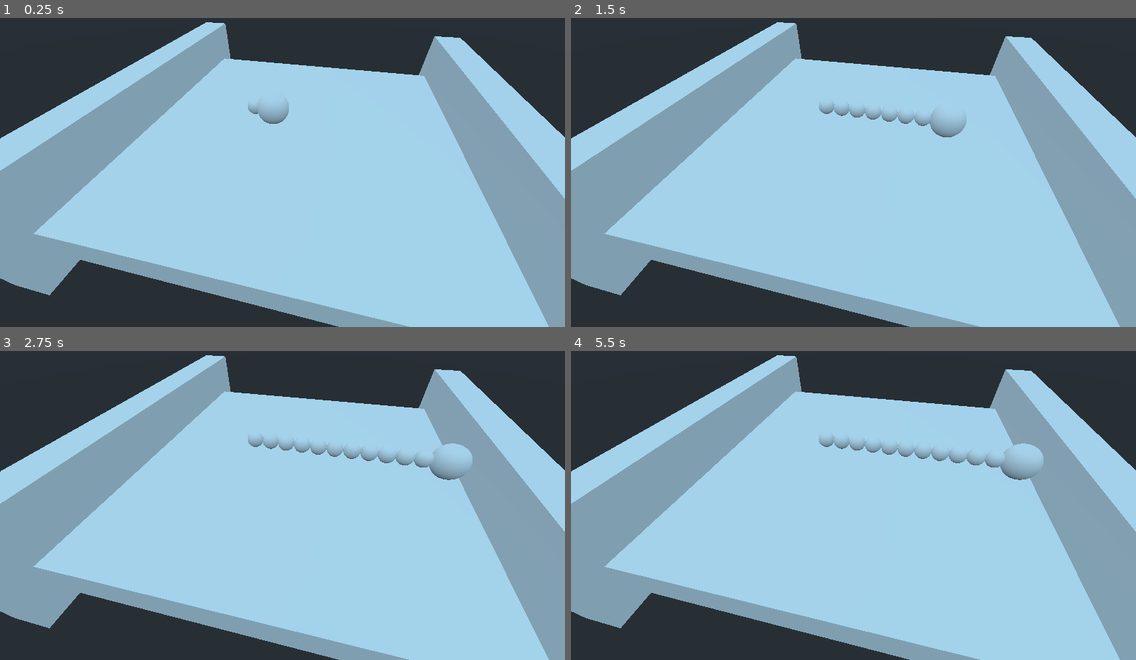
Above: before the commit, frames 1-4 (two rows, left to right).
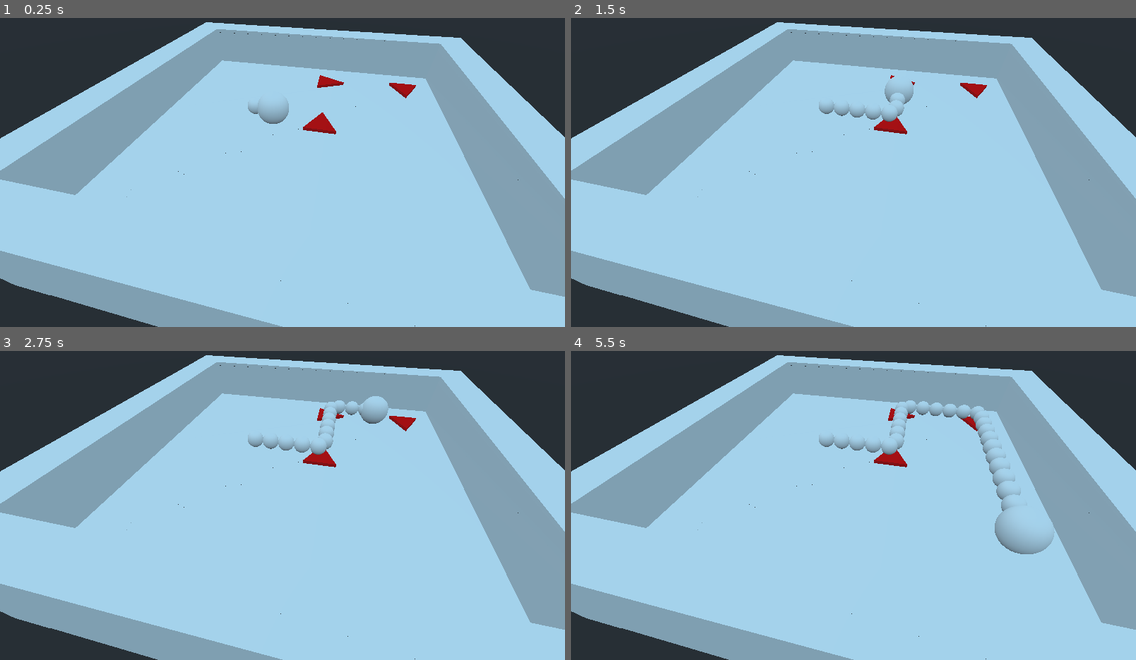
Above: after the commit, the same moments.

Repository: 0xafbf/boomtown
Game: Godot game, scene res://Scenes/World.tscn
Two runs of this game, one before a commit and one after it. Both use one fixed random seed, a clock stepped at 60 frames per second and the inputs below.
Inputs (mouse positions are in pixels of both pictures, inside the frame that each line leads up to):
- Up to frame 1 (0.25 s): no input
- Up to frame 2 (1.5 s): move the mouse to (977, 144) at 0.52 s; click (977, 144) at 0.67 s; move the mouse to (740, 178) at 1.27 s; click (740, 178) at 1.42 s
- Up to frame 3 (2.75 s): move the mouse to (339, 422) at 2.02 s; click (339, 422) at 2.17 s
- Up to frame 4 (5.5 s): move the mouse to (825, 561) at 2.77 s; click (825, 561) at 2.92 s; move the mouse to (1023, 545) at 3.52 s; click (1023, 545) at 3.67 s; move the mouse to (684, 446) at 4.27 s; click (684, 446) at 4.42 s; move the mouse to (881, 496) at 5.02 s; click (881, 496) at 5.17 s

The runs differ from the first frame. In frame 1, 16% of the frame differs, in the area x 0-100%, y 1-100%; in frame 2, 16%; in frame 3, 17%; in frame 4, 18%.

Commit message:
work on getting powder burning

Diff:
--- /dev/null
+++ b/Scenes/Arrow.tscn
@@ -0,0 +1,26 @@
+[gd_scene load_steps=5 format=2]
+
+[ext_resource path="res://Scripts/Panel.gd" type="Script" id=1]
+
+[sub_resource type="BoxShape" id=1]
+extents = Vector3( 1, 0.317227, 1 )
+
+[sub_resource type="PrismMesh" id=2]
+size = Vector3( 2, 2, 0.2 )
+
+[sub_resource type="SpatialMaterial" id=3]
+albedo_color = Color( 1, 0, 0, 1 )
+
+[node name="Arrow" type="Area"]
+transform = Transform( -4.37114e-08, 0, 1, 0, 1, 0, -1, 0, -4.37114e-08, 0, 1.39296, 1.22605 )
+collision_layer = 3
+collision_mask = 3
+script = ExtResource( 1 )
+
+[node name="CollisionShape" type="CollisionShape" parent="."]
+shape = SubResource( 1 )
+
+[node name="MeshInstance" type="MeshInstance" parent="CollisionShape"]
+transform = Transform( 1, 0, 0, 0, -4.37114e-08, -1, 0, 1, -4.37114e-08, 0, 0, 0.204335 )
+mesh = SubResource( 2 )
+material/0 = SubResource( 3 )
--- a/Scenes/TrailPoint.tscn
+++ b/Scenes/TrailPoint.tscn
@@ -1,14 +1,20 @@
-[gd_scene load_steps=3 format=2]
+[gd_scene load_steps=5 format=2]
+
+[ext_resource path="res://Scripts/Powder.gd" type="Script" id=1]
 
 [sub_resource type="SphereShape" id=1]
-radius = 0.5
+radius = 0.6
 
 [sub_resource type="SphereMesh" id=2]
 
+[sub_resource type="SpatialMaterial" id=3]
+albedo_color = Color( 1, 0.607843, 0, 1 )
+
 [node name="TrailPoint" type="StaticBody"]
-transform = Transform( 1, 0, 0, 0, 1, 0, 0, 0, 1, 0, 1.89121, 0 )
 collision_layer = 2
 collision_mask = 2
+script = ExtResource( 1 )
+burn_time = 0.3
 
 [node name="CollisionShape" type="CollisionShape" parent="."]
 shape = SubResource( 1 )
@@ -17,3 +23,9 @@
 transform = Transform( 0.5, 0, 0, 0, 0.5, 0, 0, 0, 0.5, 0, 0, 0 )
 mesh = SubResource( 2 )
 material/0 = null
+
+[node name="MeshInstance2" type="MeshInstance" parent="CollisionShape"]
+transform = Transform( 0.55, 0, 0, 0, 0.55, 0, 0, 0, 0.55, 0, 0, 0 )
+visible = false
+mesh = SubResource( 2 )
+material/0 = SubResource( 3 )
--- a/Scenes/World.tscn
+++ b/Scenes/World.tscn
@@ -2,14 +2,12 @@
 
 [ext_resource path="res://Scripts/Bomb.gd" type="Script" id=1]
 [ext_resource path="res://Scenes/TrailPoint.tscn" type="PackedScene" id=2]
-[ext_resource path="res://Scripts/Panel.gd" type="Script" id=3]
+[ext_resource path="res://Scenes/Arrow.tscn" type="PackedScene" id=3]
+[ext_resource path="res://Scripts/MouseControl.gd" type="Script" id=4]
 
 [sub_resource type="SphereShape" id=1]
 
 [sub_resource type="SphereMesh" id=2]
-
-[sub_resource type="BoxShape" id=3]
-extents = Vector3( 1, 0.317227, 1 )
 
 [node name="Spatial" type="Spatial"]
 
@@ -27,6 +25,7 @@
 
 [node name="Camera" type="Camera" parent="."]
 transform = Transform( 0.219846, 0.671748, -0.707405, 0, 0.725146, 0.688595, 0.975535, -0.151385, 0.159421, -12.6324, 9.84378, 1.62405 )
+script = ExtResource( 4 )
 
 [node name="CSGCombiner" type="CSGCombiner" parent="."]
 use_collision = true
@@ -45,13 +44,20 @@
 width = 22.8986
 height = 5.7609
 
-[node name="Area" type="Area" parent="."]
-transform = Transform( 1, 0, 0, 0, 1, 0, 0, 0, 1, 0, 1.39296, 0 )
-collision_layer = 3
-collision_mask = 3
-script = ExtResource( 3 )
+[node name="CSGBox5" type="CSGBox" parent="CSGCombiner"]
+transform = Transform( -4.37114e-08, 0, -1, 0, 1, 0, 1, 0, -4.37114e-08, 10.4318, 0.936199, -0.0619998 )
+width = 22.8986
+height = 5.7609
 
-[node name="CollisionShape" type="CollisionShape" parent="Area"]
-shape = SubResource( 3 )
+[node name="CSGBox4" type="CSGBox" parent="CSGCombiner"]
+transform = Transform( -4.37114e-08, 0, -1, 0, 1, 0, 1, 0, -4.37114e-08, -10.4318, 0.936199, -0.0620007 )
+width = 22.8986
+height = 5.7609
 
-[node name="MeshInstance" type="MeshInstance" parent="Area/CollisionShape"]
+[node name="Arrow" parent="." instance=ExtResource( 3 )]
+
+[node name="Arrow2" parent="." instance=ExtResource( 3 )]
+transform = Transform( 1, 0, 1.06581e-14, 0, 1, 0, -1.06581e-14, 0, 1, 5.98069, 1.39296, 1.22605 )
+
+[node name="Arrow3" parent="." instance=ExtResource( 3 )]
+transform = Transform( -4.37114e-08, 0, -1, 0, 1, 0, 1, 0, -4.37114e-08, 5.98069, 1.39296, 6.98134 )
--- a/Scripts/Bomb.gd
+++ b/Scripts/Bomb.gd
@@ -1,4 +1,5 @@
 extends KinematicBody
+class_name Bomb
 
 enum {COLOR_BLUE, COLOR_RED}
 
--- /dev/null
+++ b/Scripts/MouseControl.gd
@@ -0,0 +1,25 @@
+extends Camera
+
+
+# Declare member variables here. Examples:
+# var a = 2
+# var b = "text"
+
+
+# Called when the node enters the scene tree for the first time.
+func _ready():
+	pass # Replace with function body.
+
+func _unhandled_input(event):
+	var mouse_event = event as InputEventMouseButton
+	if mouse_event and mouse_event.button_index == 1 and mouse_event.is_pressed():
+
+		var origin = project_ray_origin(mouse_event.position)
+		var normal = project_ray_normal(mouse_event.position)
+		var target_point = origin + normal * 1000
+		var space_state = get_world().direct_space_state
+		var result = space_state.intersect_ray(origin, target_point)
+		print(result)
+		var target = result["collider"]
+		if target is Powder:
+			target.burn()
--- a/Scripts/Panel.gd
+++ b/Scripts/Panel.gd
@@ -1,8 +1,21 @@
 extends Area
 
+var current_bomb:Bomb = null
+var current_distance = 0
 
 func _ready():
-	connect("body_entered", self, "body_entered")
+	var _key = connect("body_entered", self, "body_entered")
 
 func body_entered(body):
-	print(body)
+	if body is Bomb:
+		current_bomb = body
+		current_distance = (current_bomb.translation - translation).length_squared()
+
+func _physics_process(_delta):
+	if current_bomb:
+		var new_distance = (current_bomb.translation - translation).length_squared()
+		if new_distance > current_distance:
+			# we passed the center, so change direction now
+			current_bomb.rotation.y = rotation.y
+		else :
+			current_distance = new_distance
--- /dev/null
+++ b/Scripts/Powder.gd
@@ -0,0 +1,40 @@
+extends StaticBody
+class_name Powder
+
+export var burn_time = 0.5
+var connected_powder = []
+var current_burn_time = 0
+export var burning: bool = false
+
+func _ready():
+	var space_state = get_world().direct_space_state
+	var query_params = PhysicsShapeQueryParameters.new()
+	query_params.set_shape($CollisionShape.shape)
+	query_params.transform = $CollisionShape.global_transform
+
+	query_params.collision_mask = 2
+	query_params.collide_with_bodies = true
+	var results = space_state.intersect_shape(query_params)
+
+	for result in results:
+		var area = result["collider"]
+		if area == self:
+			continue
+
+		if typeof(self) == typeof(area):
+			connected_powder.append(area)
+			if !area.connected_powder.has(self):
+				area.connected_powder.append(self)
+
+func _physics_process(delta):
+
+	if burning:
+		current_burn_time += delta
+		if current_burn_time > burn_time:
+			for powder in connected_powder:
+				powder.burn()
+
+
+func burn():
+	burning = true
+	$CollisionShape/MeshInstance2.visible = true
--- a/project.godot
+++ b/project.godot
@@ -8,9 +8,20 @@
 
 config_version=4
 
-_global_script_classes=[  ]
+_global_script_classes=[ {
+"base": "KinematicBody",
+"class": "Bomb",
+"language": "GDScript",
+"path": "res://Scripts/Bomb.gd"
+}, {
+"base": "StaticBody",
+"class": "Powder",
+"language": "GDScript",
+"path": "res://Scripts/Powder.gd"
+} ]
 _global_script_class_icons={
-
+"Bomb": "",
+"Powder": ""
 }
 
 [application]
Not shown, added: .gitignore
